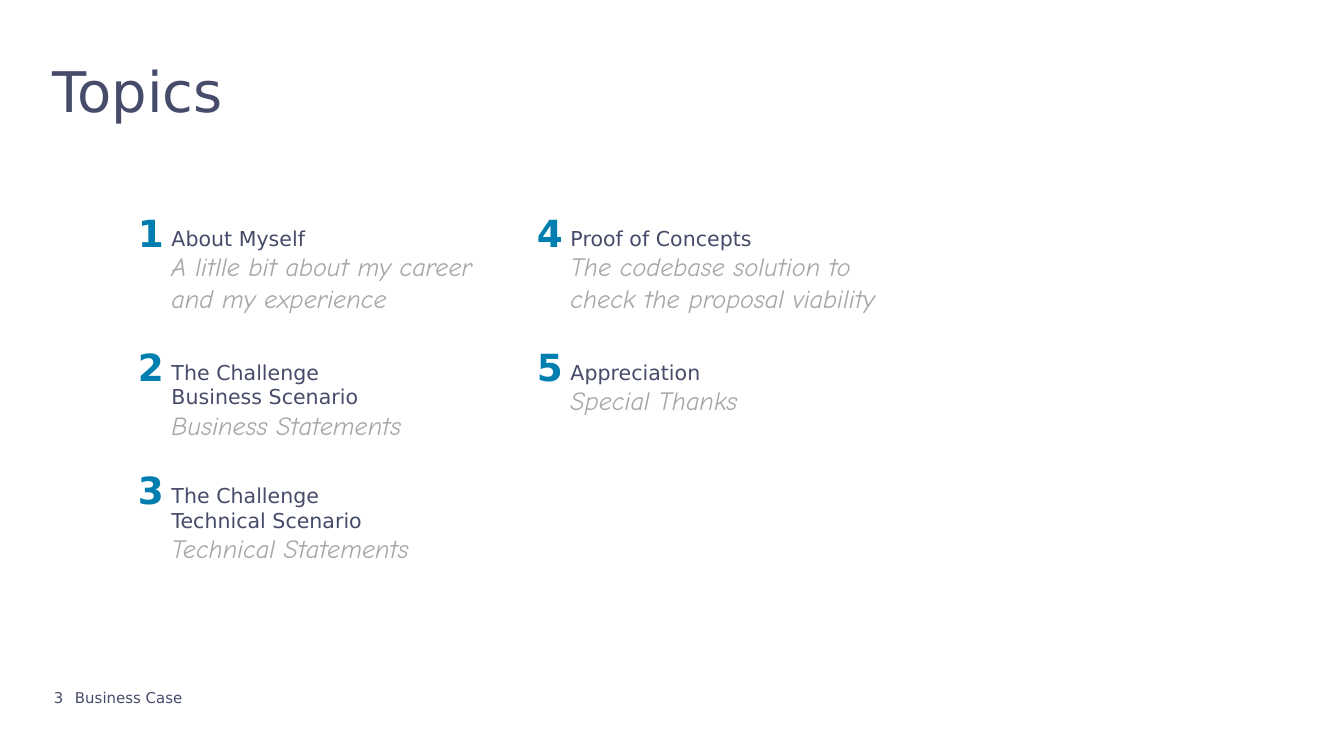
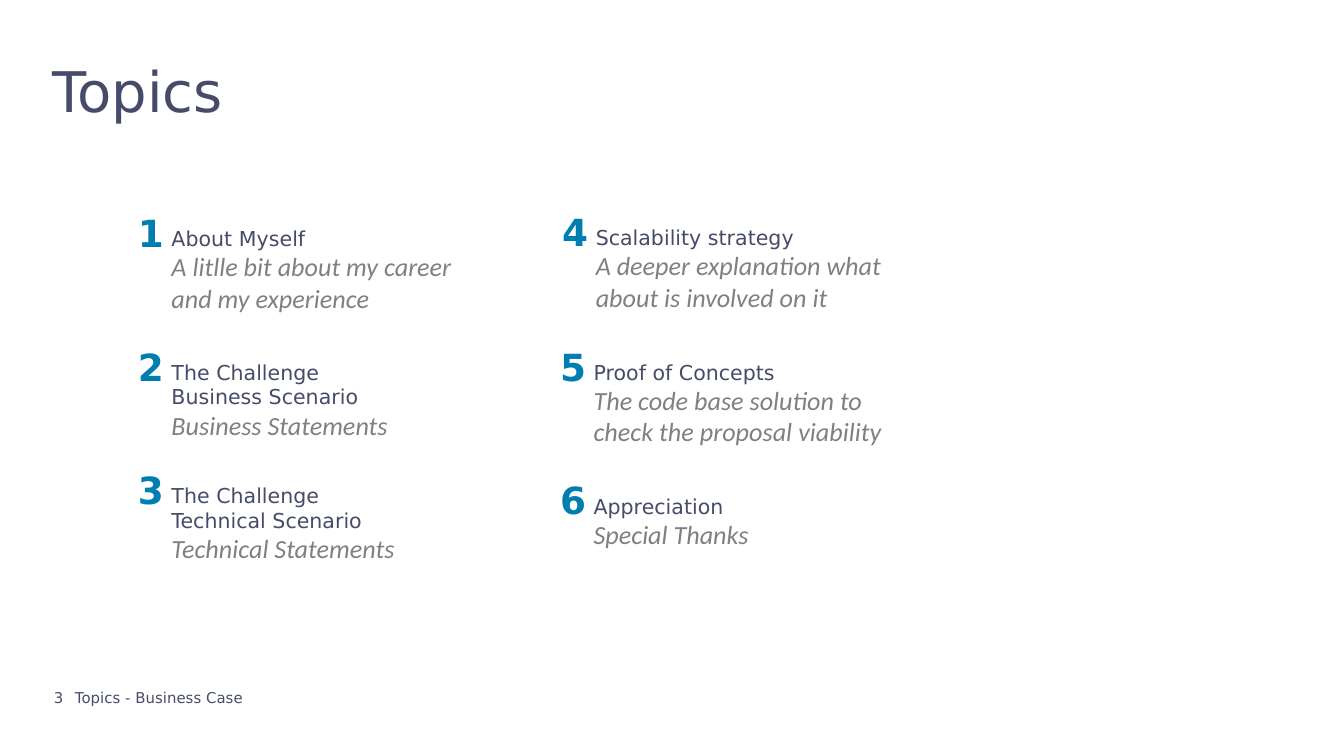
Before and after one commit to andreraica/ScooterRental, a slide deck: slide 3 of documentation/Presentation.pptx. Drawn at 1344x756 pixels with LibreOffice and Linux fonts; fonts in the diff are those of the drawing; background and template pictures are left out. Boxes give left, top, right and bottom in pixels: in the first picture for what was removed or moved away, otherwise in the second. Text is boxed around its words. In the diff, an @@ line names an element or a change of style, - is before the commit and + after.

Commit message:
First base version of scooter service

```diff
--- a/documentation/Presentation.pptx
+++ b/documentation/Presentation.pptx
@@ text "4": place and size @@
-text "4" at [537,219,563,247]
+text "4" at [562,218,588,246]
@@ text added at [596,229,881,307], 14 pt, text #808080, italic @@
+Scalability strategy
+A deeper explanation what about is involved on it
@@ text at [171,258,451,312]: font Comic Neue to Calibri, text colour #A6A6A6 to #808080 in "A litlle bit about my career and ..." @@
@@ text "5": place and size @@
-text "5" at [537,353,563,382]
+text "5" at [560,353,586,382]
@@ text "Proof of Concepts": place and size @@
-text "Proof of Concepts" at [570,230,875,313]
+text "Proof of Concepts" at [594,364,881,445]
@@ text at [171,417,388,435]: font Comic Neue to Calibri, text colour #A6A6A6 to #808080 in "Business Statements" @@
@@ text at [594,392,881,445]: text changed; font Comic Neue to Calibri; text colour #A6A6A6 to #808080 @@
-The codebase solution to check the proposal viability
+The code base solution to check the proposal viability
@@ text added at [560,486,586,515], 20 pt, text #007EAF, bold @@
+6
@@ text "Appreciation": place and size @@
-text "Appreciation" at [570,364,737,415]
+text "Appreciation" at [594,498,749,548]
@@ text at [594,526,749,548]: font Comic Neue to Calibri, text colour #A6A6A6 to #808080 in "Special Thanks" @@
@@ text at [171,540,394,558]: font Comic Neue to Calibri, text colour #A6A6A6 to #808080 in "Technical Statements" @@
@@ text at [75,691,243,706]: text changed @@
-Business Case
+Topics - Business Case
```
Also in this commit, not shown: 17 other slides changed, 4 slides added, 31 other files.
